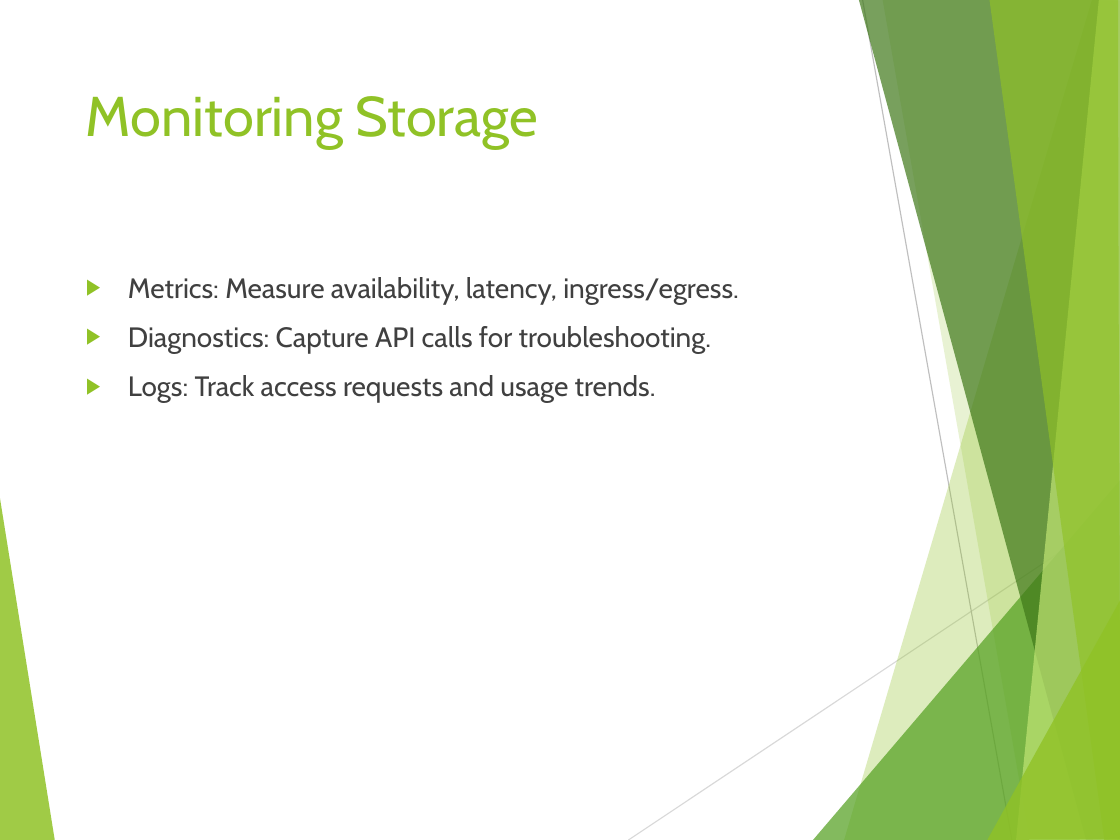
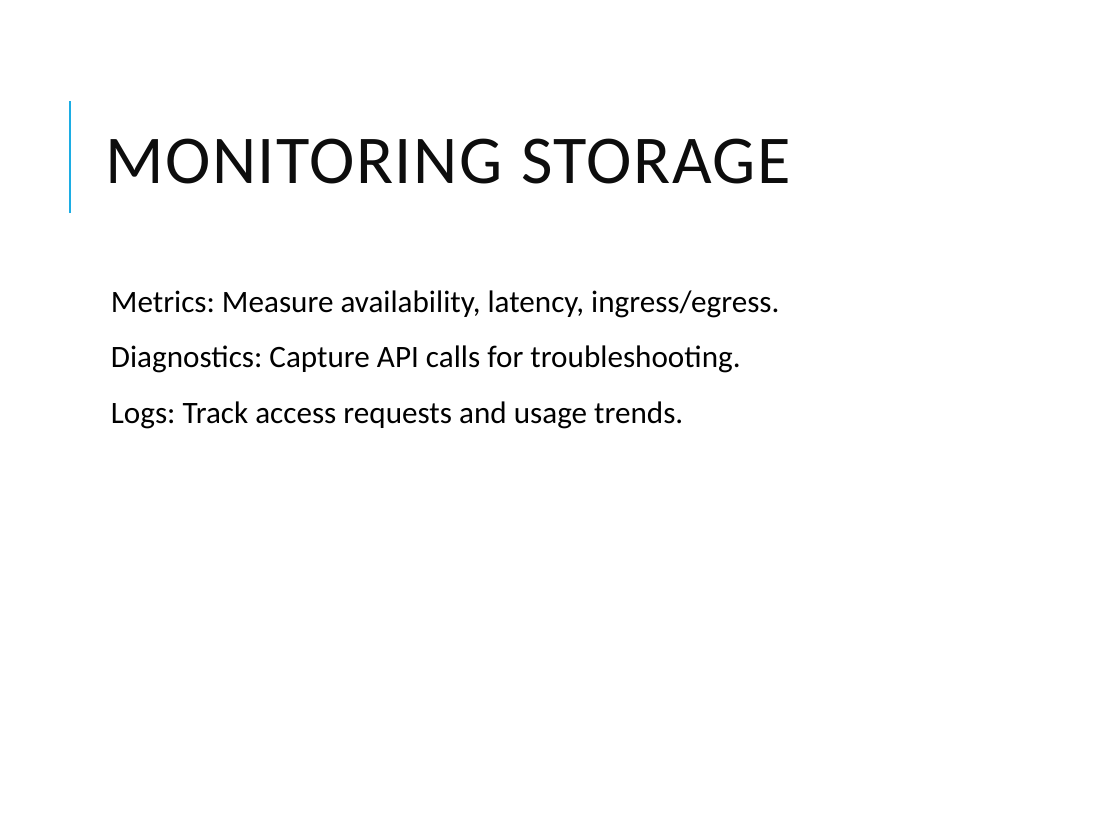
Before and after one commit to vivek1570/DE-Content-WithSnowflakes, a slide deck: slide 12 of Week-1/Day-2/Azure_Storage_Deep_Dive.pptx. Drawn at 1120x840 pixels with LibreOffice and Linux fonts; fonts in the diff are those of the drawing. Boxes give left, top, right and bottom in pixels: in the first picture for what was removed or moved away, otherwise in the second. Text is boxed around its words. In the diff, an @@ line names an element or a change of style, - is before the commit and + after.

```diff
--- a/Week-1/Day-2/Azure_Storage_Deep_Dive.pptx
+++ b/Week-1/Day-2/Azure_Storage_Deep_Dive.pptx
@@ title "MONITORING STORAGE" at box(105, 138, 791, 184): vertical alignment top to middle @@
@@ line added from (69, 213) to (69, 101), #1CADE4 1.5 pt @@
@@ title at box(105, 138, 791, 184): text changed; size 36 to 44 pt; font Cabin to Calibri; text colour #90C226 to #0D0D0D @@
-Monitoring Storage
+MONITORING STORAGE
@@ text "Metrics: Measure availability, latency, ingress/egress.": place and size @@
-text "Metrics: Measure availability, latency, ingress/egress." at box(128, 277, 739, 403)
+text "Metrics: Measure availability, latency, ingress/egress." at box(111, 290, 779, 429)
@@ text "Metrics: Measure availability, latency, ingress/egress." at box(111, 290, 779, 429): size 18 to 20 pt, font Cabin to Calibri, text colour #404040 to #000000; bullet ▶ to  ; line spacing 1 to 0.9; more space between paragraphs; bullet colour #90C226 to #1CADE4 @@
@@ group removed at box(0, 0, 1120, 840): 8 freeform shapes, 2 lines @@
```
Also in this commit, not shown: 12 other slides changed, 3 other files.
